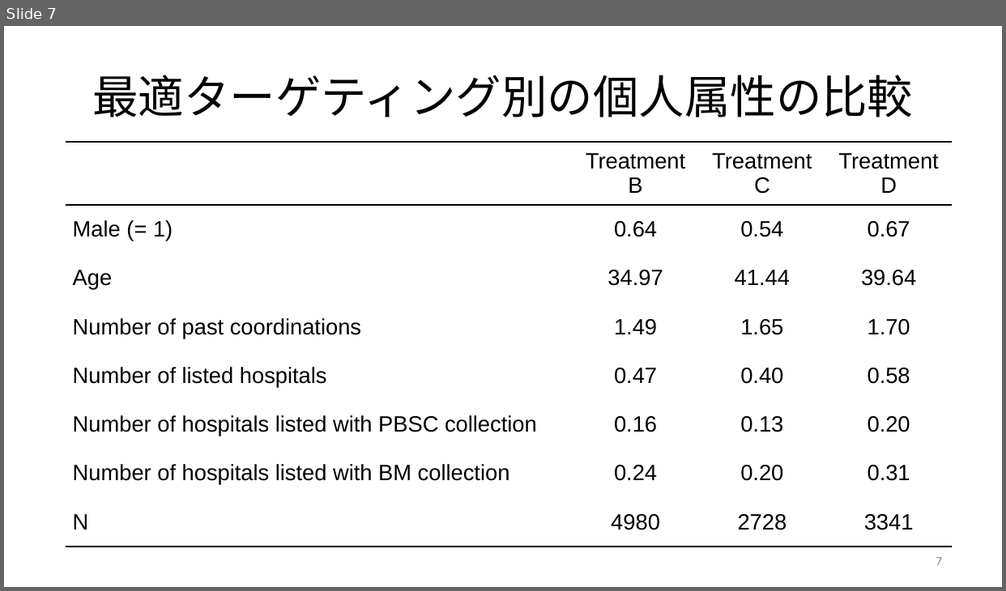
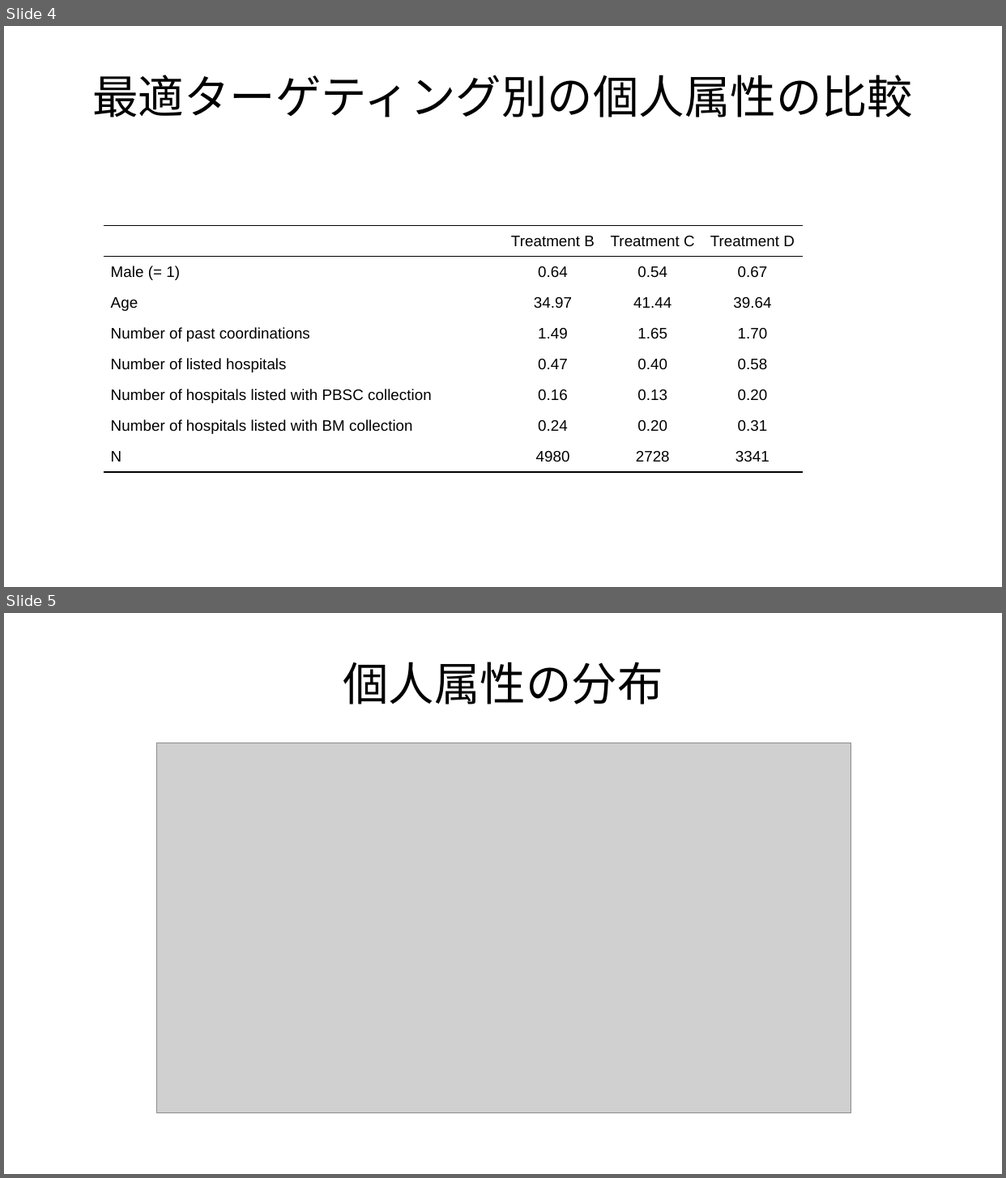
Before and after one commit to JMDP-behavioral-economics/RCT-Nudge, a slide deck: targeting.pptx. Shown one above the other, each under a label of ours: slide 7 before the commit, slides 4 and 5 after it. The pictures are 1006x591 and 1006x1178 pixels, drawn with LibreOffice and Linux fonts; fonts in the diff are those of the drawing; grey boxes stand for pictures. Boxes give left, top, right and bottom in pixels: in the first picture for what was removed or moved away, otherwise in the second. Text is boxed around its words. In the diff, an @@ line names an element or a change of style, - is before the commit and + after.

```diff
--- a/targeting.pptx
+++ b/targeting.pptx
@@ slide 5 added at (4, 613, 1002, 1174), background #FFFFFF @@
@@ title added at (343, 662, 663, 705), 33 pt, text #000000 @@
+個人属性の分布
@@ picture added at (156, 743, 851, 1114) @@
@@ what was slide 7 is now slide 4 @@
@@ slide 4 changed as well @@
@@ table at (104, 225, 803, 587) @@
@@ size 16 to 11 pt @@
@@ borders changed @@
@@ table: place and size @@
-table at (66, 142, 953, 551)
+table at (104, 225, 803, 587)
@@ page number removed at (936, 557, 942, 565) @@
-7
```
Also in this commit, not shown: 3 other slides changed, 3 slides removed, 3 other files.
